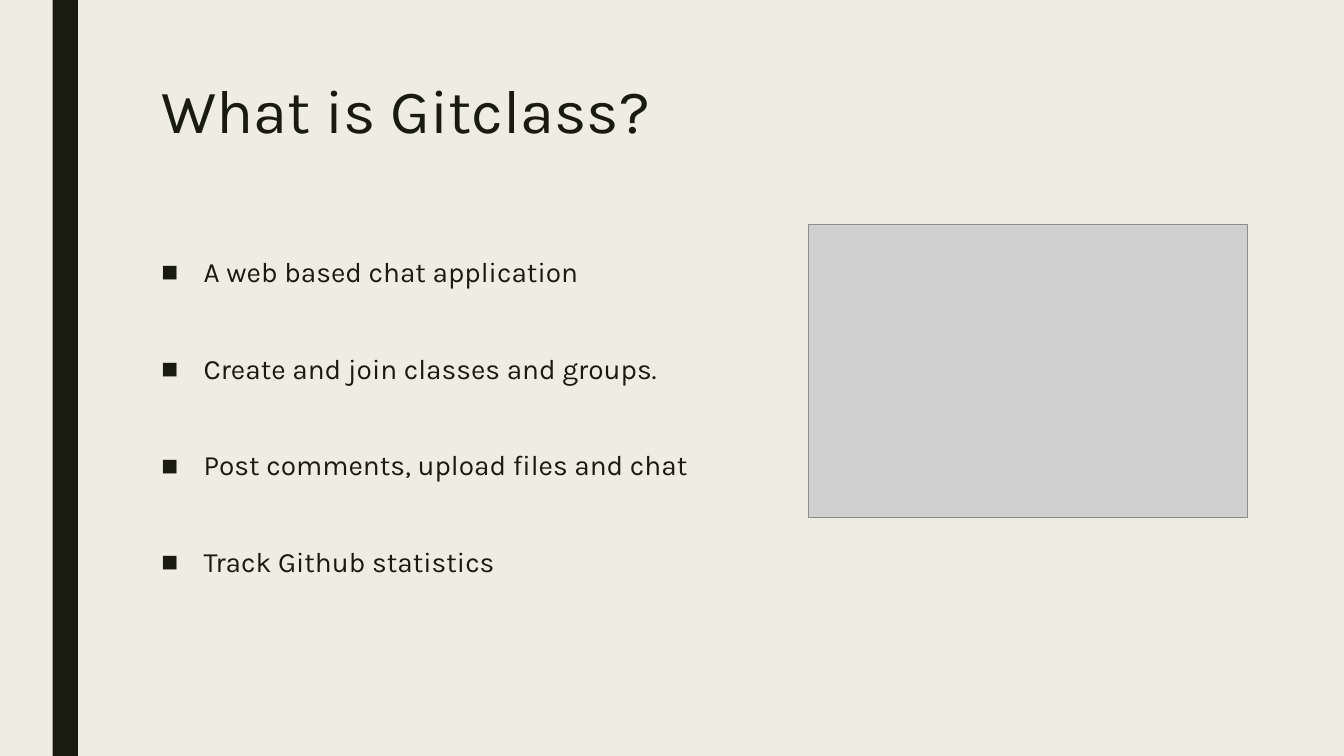
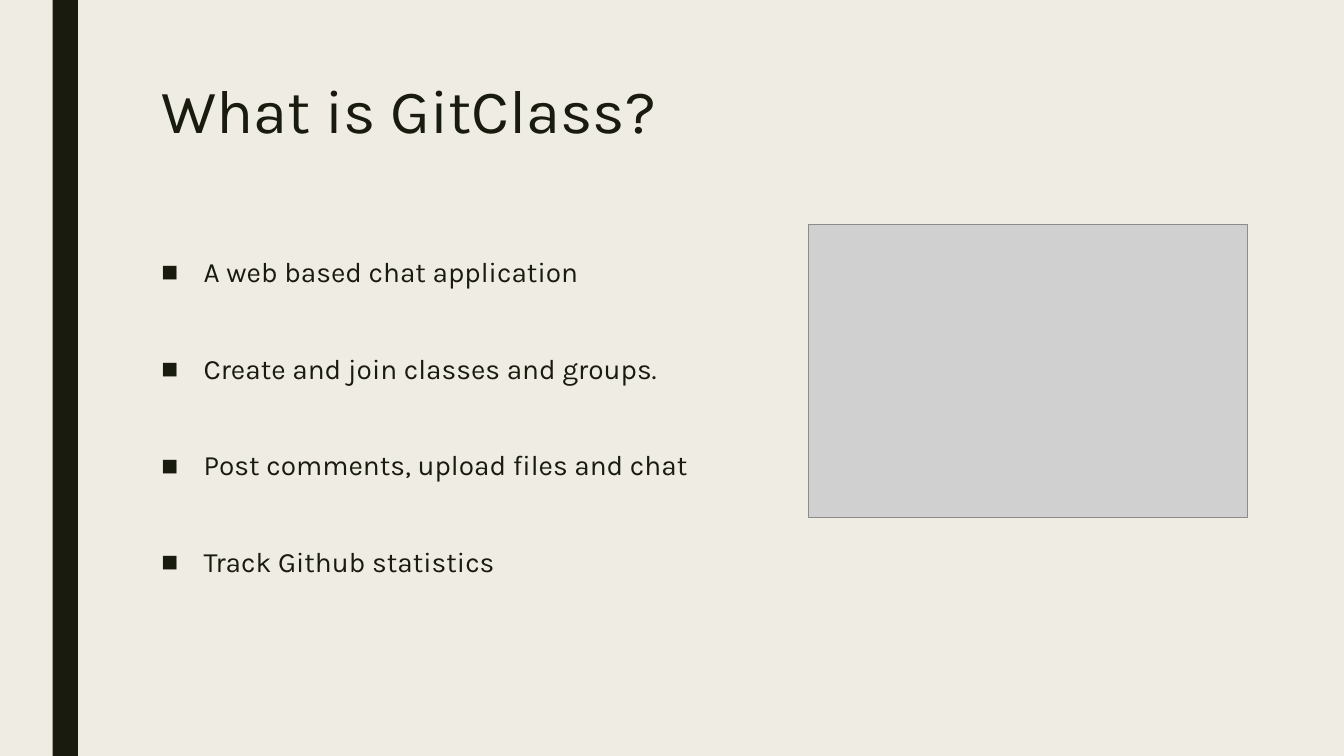
Before and after one commit to mathiaco/Web-Communication-Platform, a slide deck: slide 2 of Documentation/SOEN341_Group3.pptx. Drawn at 1344x756 pixels with LibreOffice and Linux fonts; fonts in the diff are those of the drawing; grey boxes stand for pictures. Boxes give left, top, right and bottom in pixels: in the first picture for what was removed or moved away, otherwise in the second. Text is boxed around its words. In the diff, an @@ line names an element or a change of style, - is before the commit and + after.

```diff
--- a/Documentation/SOEN341_Group3.pptx
+++ b/Documentation/SOEN341_Group3.pptx
@@ title at (161,90,655,134): text changed @@
-What is Gitclass?
+What is GitClass?
```
Also in this commit, not shown: 1 other slide changed, 1 slide added.
